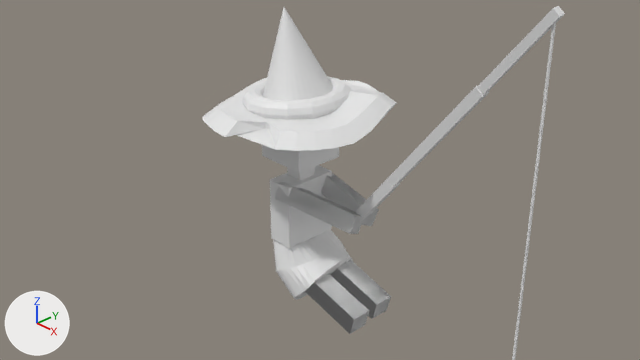
What one commit did to the Blender file threejs-arendesai.com/fisher.blend.
One viewpoint serves both versions: the file's camera 'Camera'. Lighting does not change. The marker at lower left points along +X, +Y and +Z.

Names of what the first picture shows: 'brim', 'hatcloth', 'hattop', 'head', 'larm', 'lleg', 'longRod', 'midRod', 'neck', 'rarm', 'rleg', 'shirt', 'skirt', 'smallRod', 'string'.
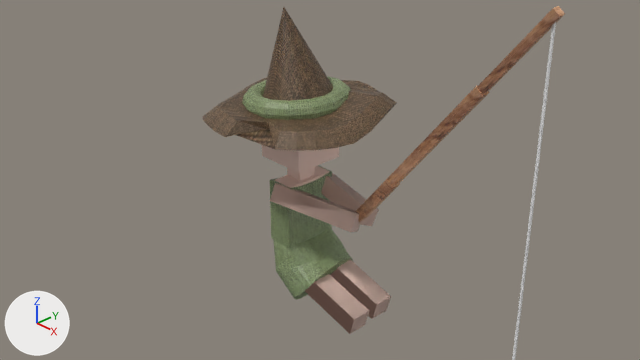
Boxes (x1, y1, x2, y2) around the edits, measured in the pictures (640 x 360 px):
'brim', recoloured (white to brown)
    both: (203, 78, 397, 151)
'hattop', recoloured (white to brown)
    both: (263, 7, 333, 101)
'skirt', recoloured (grey to green)
    both: (273, 229, 353, 300)
'hatcloth', recoloured (white to green)
    both: (242, 76, 351, 120)
'rarm', recoloured, moved, turned (grey to brown)
    before: (274, 181, 363, 234)
    after: (270, 183, 360, 232)
'rleg', recoloured (grey to beige)
    both: (305, 274, 369, 334)
'midRod', recoloured (grey to brown)
    both: (387, 86, 490, 187)
'lleg', recoloured (grey to brown)
    both: (331, 259, 391, 319)
'longRod', recoloured (grey to brown)
    both: (477, 6, 565, 94)
'head', recoloured (grey to brown)
    both: (262, 145, 339, 173)
'larm', recoloured (grey to brown)
    both: (321, 173, 379, 226)
'smallRod', recoloured (grey to brown)
    both: (354, 179, 400, 223)
'neck', recoloured (grey to brown)
    both: (287, 167, 314, 181)
part 1 of me_cube_032, built on
    before: (270, 165, 332, 248)
    after: (271, 165, 332, 248)
part 2 of me_cube_032, recoloured (grey to green)
    both: (270, 180, 290, 248)

Diff of the bpy script that builds the scene:
```diff
--- a/threejs-arendesai.com/fisher.blend.py
+++ b/threejs-arendesai.com/fisher.blend.py
@@ me_cube_030 @@
 me_cube_030.from_pydata(...)  # 8 vertices, 6 faces; spans x -1.0..1.0, y -1.0..1.0, z -1.0..1.0
+me_cube_030.materials.append(mat_skin)  # beige #edcbbd
@@ me_cube_029 @@
 me_cube_029.from_pydata(...)  # 32 vertices, 24 faces; spans x -0.21..0.19, y -0.18..0.22, z -1.94..0.06
+me_cube_029.materials.append(mat_skin)  # beige #edcbbd
@@ me_cube_027 @@
 me_cube_027.from_pydata(...)  # 32 vertices, 24 faces; spans x -0.18..0.22, y -0.22..0.18, z -2.02..-0.02
+me_cube_027.materials.append(mat_skin)  # beige #edcbbd
@@ me_cube_031 @@
 me_cube_031.from_pydata(...)  # 8 vertices, 6 faces; spans x -1.0..1.0, y -1.0..1.0, z -1.0..1.0
+me_cube_031.materials.append(mat_skin)  # beige #edcbbd
@@ me_cube_028 @@
 me_cube_028.from_pydata(...)  # 32 vertices, 24 faces; spans x -0.26..0.14, y -1.83..0.1, z -1.23..0.11
+me_cube_028.materials.append(mat_skin)  # beige #edcbbd
@@ me_cube_021 @@
 me_cube_021.from_pydata(...)  # 32 vertices, 24 faces; spans x -0.22..0.18, y -0.19..0.21, z -2.0..0.0
+me_cube_021.materials.append(mat_skin)  # beige #edcbbd
@@ me_cube_033 @@
 me_cube_033.from_pydata(...)  # 8 vertices, 6 faces; spans x -1.0..1.0, y -1.0..1.0, z -1.0..1.0
+me_cube_033.materials.append(mat_material_004)  # picture img_woodtex_jpeg
@@ me_cube_035 @@
 me_cube_035.from_pydata(...)  # 8 vertices, 6 faces; spans x -1.0..1.0, y -1.0..1.0, z -1.0..1.0
+me_cube_035.materials.append(mat_material_004)  # picture img_woodtex_jpeg
@@ me_cube_034 @@
 me_cube_034.from_pydata(...)  # 8 vertices, 6 faces; spans x -1.0..1.0, y -1.0..1.0, z -1.0..1.0
+me_cube_034.materials.append(mat_material_004)  # picture img_woodtex_jpeg
@@ me_cube_032 @@
 # used by ob_shirt; location = (0.02, -0.02, 2.28); scale = (0.333, 0.686, 0.787)
-me_cube_032.from_pydata(...)  # 8 vertices, 6 faces; spans x -1.0..1.0, y -1.0..1.0, z -1.0..1.0
+me_cube_032.from_pydata(...)  # 16 vertices, 14 faces; spans x -1.0..1.0, y -1.0..1.0, z -1.0..0.99
+# me_cube_032 part 1
+# 4 faces are deleted
+# 4 vertices move from x -1.0..1.0, y -1.0..1.0, z 1.0 to x -1.0..1.0, y -1.0..1.0, z 0.98..0.99
+# 8 vertices are added at x -1.0..1.0, y -0.29..0.35, z -1.0..0.9
+# 12 new faces join them
+# me_cube_032 part 2: 2 faces spanning x -1.0..1.0, y -1.0..1.0, z -1.0..0.99 switch from no material to mat_greencloth (picture img_greencloth_jpg)
@@ me_cylinder_002 @@
 me_cylinder_002.from_pydata(...)  # 96 vertices, 66 faces; spans x -0.61..1.26, y -1.07..1.14, z -0.8..1.13
+me_cylinder_002.materials.append(mat_greencloth)  # picture img_greencloth_jpg
@@ me_cylinder @@
 me_cylinder.from_pydata(...)  # 64 vertices, 34 faces; spans x -1.18..1.17, y -1.2..1.18, z -5.96..4.88
+me_cylinder.materials.append(mat_material_003)  # picture img_browncloth_jpg
@@ me_torus_001 @@
 me_torus_001.from_pydata(...)  # 154 vertices, 154 faces; spans x -1.25..1.25, y -1.22..1.22, z -0.25..0.25
+me_torus_001.materials.append(mat_greencloth)  # picture img_greencloth_jpg
@@ me_cone @@
 me_cone.from_pydata(...)  # 33 vertices, 33 faces; spans x -1.19..1.0, y -1.12..1.13, z -1.0..1.15
+me_cone.materials.append(mat_material_003)  # picture img_browncloth_jpg
@@ ob_rarm @@
 ob_rarm = bpy.data.objects.new('rarm', me_cube_028)
-ob_rarm.location = (-0.06, -0.65, 2.81)
-ob_rarm.rotation_euler = (8.783, -0.444, -1.323)  # degrees (143, -25, -76)
+ob_rarm.location = (-0.06, -0.81, 2.81)
+ob_rarm.rotation_euler = (8.783, -0.444, -1.215)  # degrees (143, -25, -70)
 ob_rarm.scale = (1.06, 1.06, 1.06)
```
